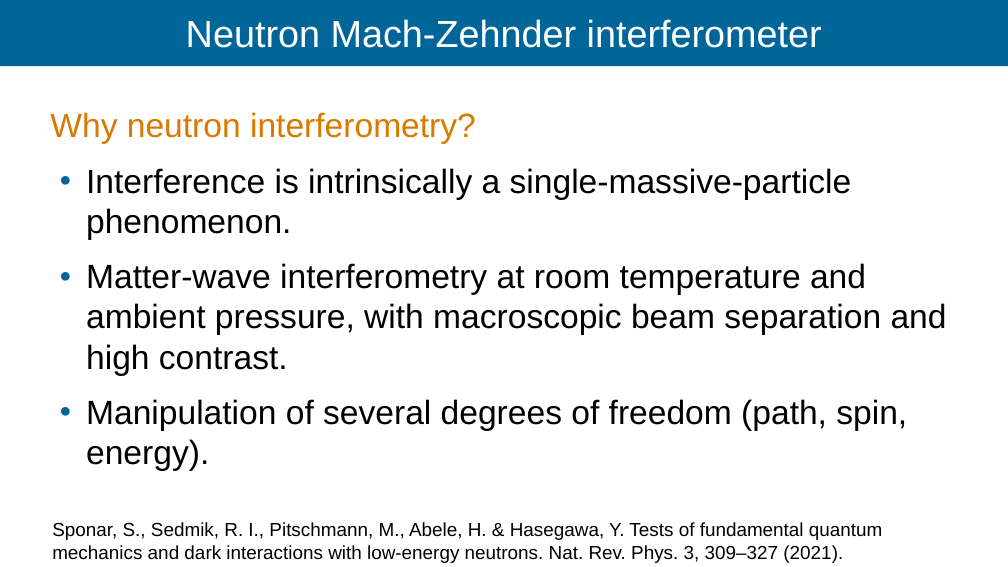
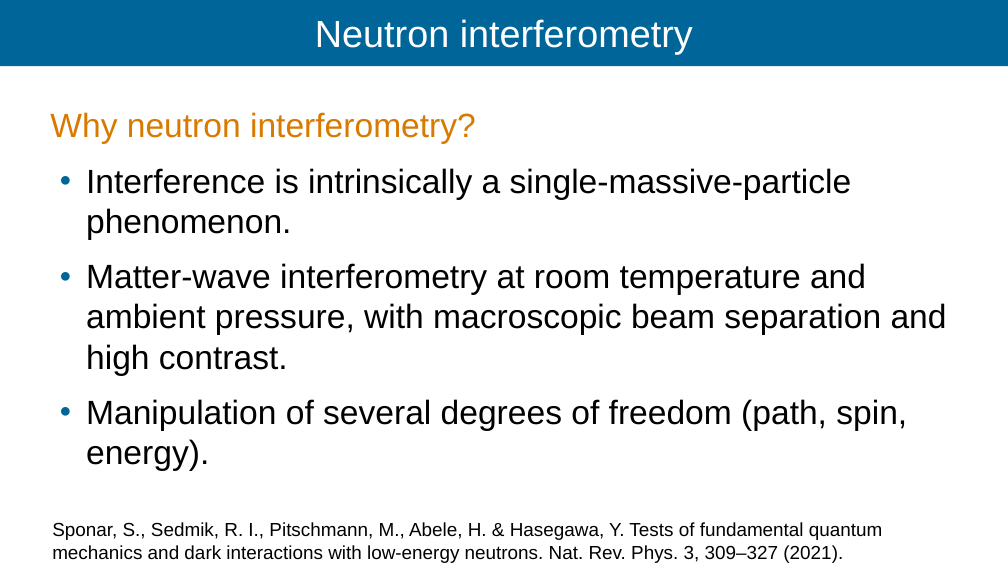
Before and after one commit to Ismaele-vincent/PhD, a slide deck: slide 13 of 2026/Talks/ILL Seminar/ILL seminar 2026 ver3.odp. Drawn at 1008x567 pixels with LibreOffice and Linux fonts; fonts in the diff are those of the drawing; background and template pictures are left out. Boxes give left, top, right and bottom in pixels: in the first picture for what was removed or moved away, otherwise in the second. Text is boxed around its words. In the diff, an @@ line names an element or a change of style, - is before the commit and + after.

```diff
--- a/2026/Talks/ILL Seminar/ILL seminar 2026 ver3.odp
+++ b/2026/Talks/ILL Seminar/ILL seminar 2026 ver3.odp
@@ title at (315, 19, 693, 55): text changed @@
-Neutron Mach-Zehnder interferometer
+Neutron interferometry
```
Also in this commit, not shown: 18 other slides changed, 15 slides added, 6 other files.
